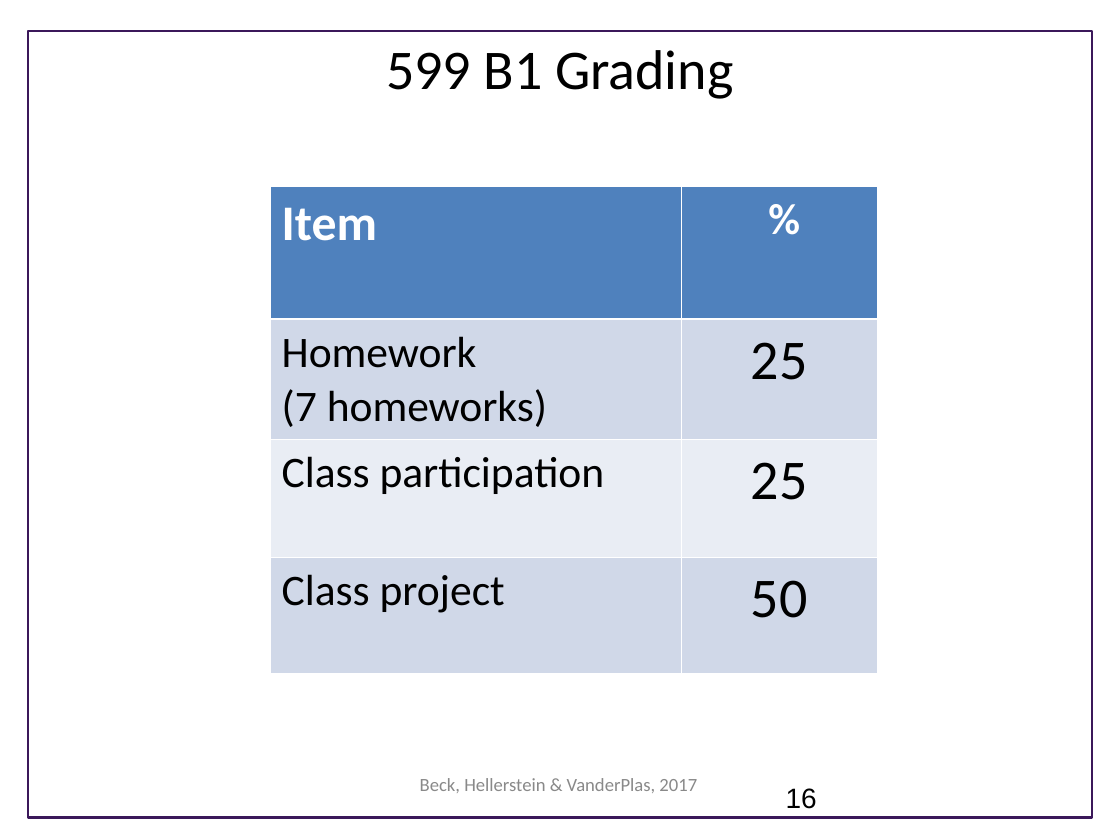
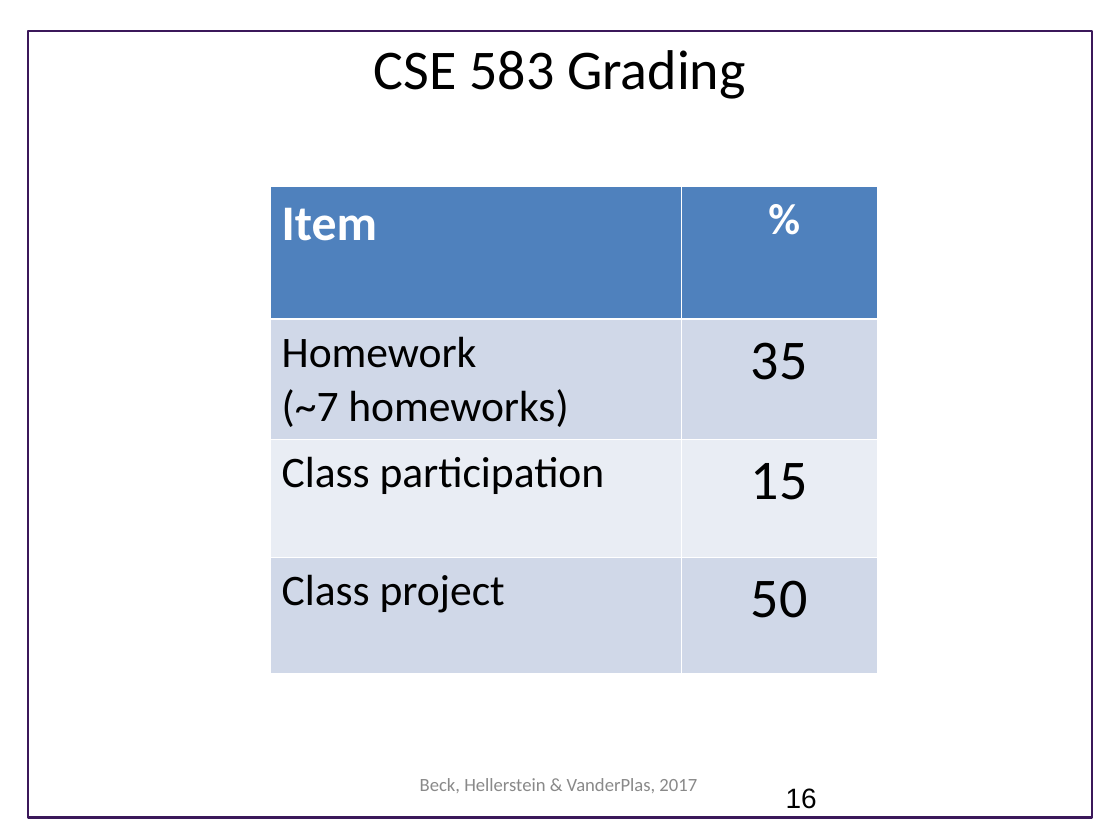
Before and after one commit to UWSEDS/LectureNotes, a slide deck: slide 16 of 01-Course-Introduction-And-Data-Essentials.ppt. Drawn at 1120x840 pixels with LibreOffice and Linux fonts; fonts in the diff are those of the drawing; background and template pictures are left out. Boxes give left, top, right and bottom in pixels: in the first picture for what was removed or moved away, otherwise in the second. Text is boxed around its words. In the diff, an @@ line names an element or a change of style, - is before the commit and + after.

```diff
--- a/01-Course-Introduction-And-Data-Essentials.ppt
+++ b/01-Course-Introduction-And-Data-Essentials.ppt
@@ text at box(374, 50, 745, 99): text changed @@
-599 B1 Grading
+CSE 583 Grading
@@ table at box(271, 187, 878, 671) @@
-row 2, column 1: Homework / (7 homeworks)
+row 2, column 1: Homework / (~7 homeworks)
-row 2, column 2: 25
+row 2, column 2: 35
-row 3, column 2: 25
+row 3, column 2: 15
```
Also in this commit, not shown: 3 other slides changed, 1 slide added.
